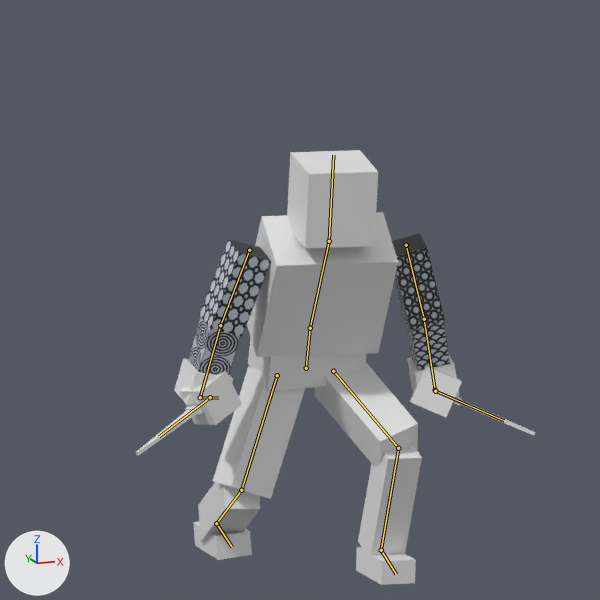
The Blender file Art/Fighter/Fighter.blend as it was, and as the next commit left it.
The view is the same before and after, from the file's camera 'PreviewCam'. Every picture has the same lights, and +X, +Y and +Z are marked at lower left. The older version comes first. Both versions are drawn at frame 3 of the action 'phantom_strike.Strike'; the numbers are the values there. The bones that bend it are drawn over the model as lines.

Objects in the first picture: 'FighterBody'.
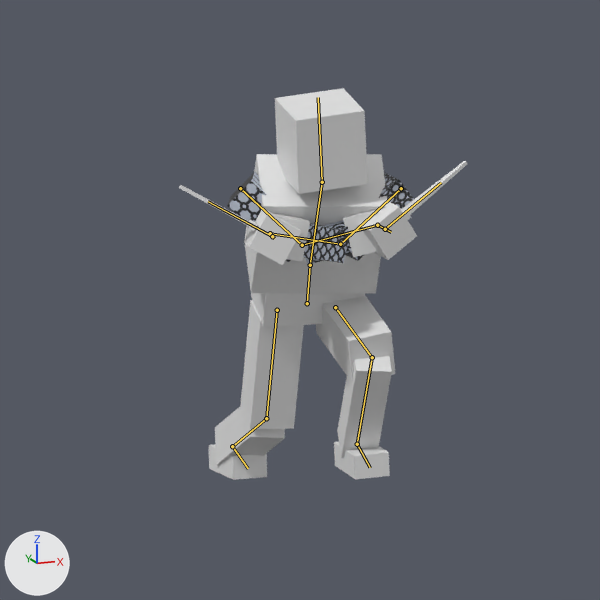
Pixel boxes [x1, y1, x2, y2] of what changed, in the pictures (600 x 600 px):
'FighterBody', posed (28% narrower, 10% shorter): before [136, 150, 535, 585]; after [179, 88, 467, 480]
bone 'hips', root to tip: before (306, 368) to (310, 328); after (307, 303) to (310, 265)
bone 'spine', root to tip: before (310, 328) to (329, 241); after (310, 265) to (322, 182)
bone 'head', root to tip: before (329, 241) to (333, 155); after (322, 182) to (318, 97)
bone 'upper_arm.L', root to tip: before (406, 245) to (424, 319); after (401, 188) to (340, 244)
bone 'forearm.L', root to tip: before (424, 319) to (435, 390); after (340, 244) to (270, 233)
bone 'hand.L', root to tip: before (435, 390) to (436, 391); after (270, 233) to (274, 238)
bone 'upper_arm.R', root to tip: before (249, 250) to (220, 325); after (240, 188) to (302, 245)
bone 'forearm.R', root to tip: before (220, 325) to (200, 397); after (302, 245) to (377, 225)
bone 'hand.R', root to tip: before (200, 397) to (218, 398); after (377, 225) to (391, 232)
bone 'thigh.L', root to tip: before (333, 371) to (398, 448); after (335, 307) to (372, 357)
bone 'shin.L', root to tip: before (398, 448) to (381, 550); after (372, 357) to (357, 444)
bone 'foot.L', root to tip: before (381, 550) to (396, 574); after (357, 444) to (370, 467)
bone 'thigh.R', root to tip: before (277, 375) to (241, 490); after (277, 310) to (266, 418)
bone 'shin.R', root to tip: before (241, 490) to (216, 523); after (266, 418) to (232, 446)
bone 'foot.R', root to tip: before (216, 523) to (232, 547); after (232, 446) to (248, 468)

The change in detail:
Bone 'hips' (bone_hips) moves from (0.0, -0.22, 0.06) to (0.0, 0.001, 0.069).
Bone 'hips' (bone_hips) turns from (16, 0, 0) to (20, -8, 0) degrees about its own x, y and z.
Bone 'spine' (bone_spine) turns from (16, -5, 0) to (15, -5, 0) degrees about its own x, y and z.
Bone 'head' (bone_head) turns from (-26, 0, 0) to (-27, 11, 0) degrees about its own x, y and z.
Bone 'upper_arm.L' (bone_upper_arm_l) turns from (-21, -3, -17) to (-34, 17, 51) degrees about its own x, y and z.
Bone 'forearm.L' (bone_forearm_l) turns from (-2, 0, 5) to (2, 1, 50) degrees about its own x, y and z.
Bone 'hand.L' (bone_hand_l) turns from (-73, 12, -234) to (-102, 6, -163) degrees about its own x, y and z.
Bone 'upper_arm.R' (bone_upper_arm_r) turns from (-21, 3, 17) to (-30, -15, -49) degrees about its own x, y and z.
Bone 'forearm.R' (bone_forearm_r) turns from (-2, 0, -5) to (9, 2, -57) degrees about its own x, y and z.
Bone 'hand.R' (bone_hand_r) turns from (116, -172, 52) to (69, -167, -16) degrees about its own x, y and z.
Bone 'thigh.L' (bone_thigh_l) turns from (-70, -12, -17) to (-95, -6, -8) degrees about its own x, y and z.
Bone 'shin.L' (bone_shin_l) turns from (74, -13, 18) to (107, -10, 10) degrees about its own x, y and z.
Bone 'foot.L' (bone_foot_l) turns from (-20, 0, 0) to (-32, -2, -9) degrees about its own x, y and z.
Bone 'thigh.R' (bone_thigh_r) turns from (-20, 4, 21) to (-6, 0, 2) degrees about its own x, y and z.
Bone 'shin.R' (bone_shin_r) turns from (67, 11, -17) to (51, -2, 4) degrees about its own x, y and z.
Bone 'foot.R' (bone_foot_r) turns from (-61, -5, -8) to (-67, -3, -6) degrees about its own x, y and z.
